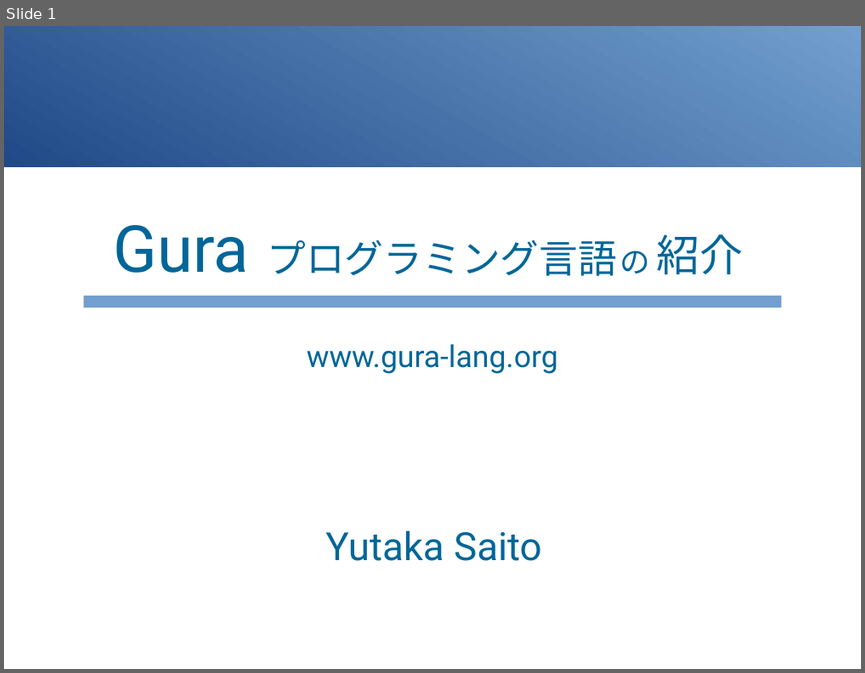
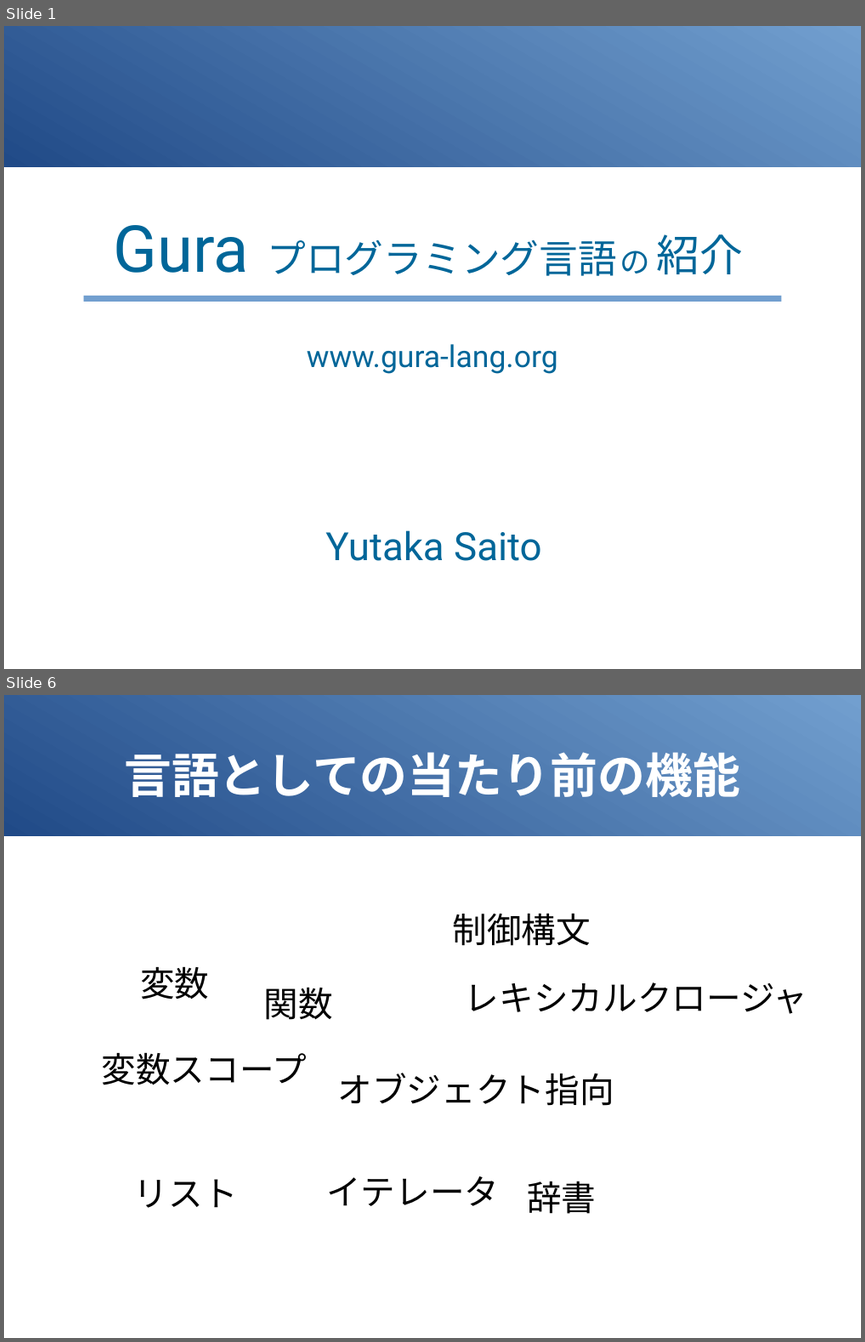
Before and after one commit to gura-lang/gura-doc, a slide deck: presentation/gura-introduction.odp. Shown one above the other, each under a label of ours: slide 1 before the commit, slides 1 and 6 after it; the slides between them are not shown. The pictures are 865x673 and 865x1342 pixels, drawn with LibreOffice and Linux fonts; fonts in the diff are those of the drawing. Boxes give left, top, right and bottom in pixels: in the first picture for what was removed or moved away, otherwise in the second. Text is boxed around its words. In the diff, an @@ line names an element or a change of style, - is before the commit and + after.

```diff
--- a/presentation/gura-introduction.odp
+++ b/presentation/gura-introduction.odp
@@ slide 6 added at box(4, 695, 861, 1338), background #FFFFFF; not listed: 1 template element that a slide beside it also shows @@
@@ title added at box(124, 752, 740, 797), 44 pt, text #FFFFFF, bold @@
+言語としての当たり前の機能
@@ text added at box(452, 913, 590, 946), 32 pt, text #000000 @@
+制御構文
@@ text added at box(140, 966, 209, 999), 32 pt, text #000000 @@
+変数
@@ text added at box(264, 987, 333, 1020), 32 pt, text #000000 @@
+関数
@@ text added at box(465, 982, 808, 1014), 32 pt, text #000000 @@
+レキシカルクロージャ
@@ text added at box(101, 1052, 306, 1085), 32 pt, text #000000 @@
+変数スコープ
@@ text added at box(338, 1072, 614, 1106), 32 pt, text #000000 @@
+オブジェクト指向
@@ text added at box(134, 1179, 238, 1208), 32 pt, text #000000 @@
+リスト
@@ text added at box(327, 1176, 499, 1206), 32 pt, text #000000 @@
+イテレータ
@@ text added at box(527, 1180, 596, 1213), 32 pt, text #000000 @@
+辞書
@@ slide 1 changed as well @@
@@ rectangle: place and size @@
-rectangle at box(83, 295, 782, 307)
+rectangle at box(83, 295, 782, 301)
```
Also in this commit, not shown: 1 other slide changed, 5 other slides added, 2 slides removed, 1 other file.
